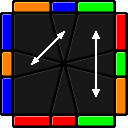
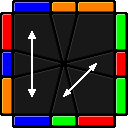
Layer changes from the first 128×128 image to the second:
painted on "arrow" over [28, 31, 100, 97]
painted on "color" over [2, 2, 126, 126]
